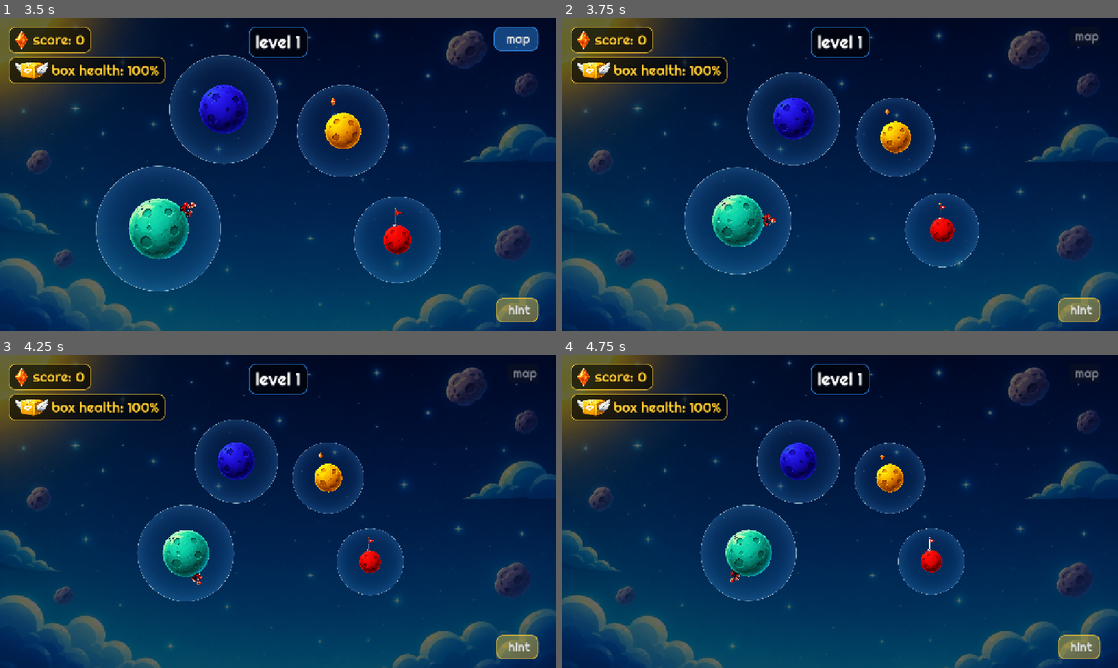
Above: before the commit, frames 1-4 (two rows, left to right).
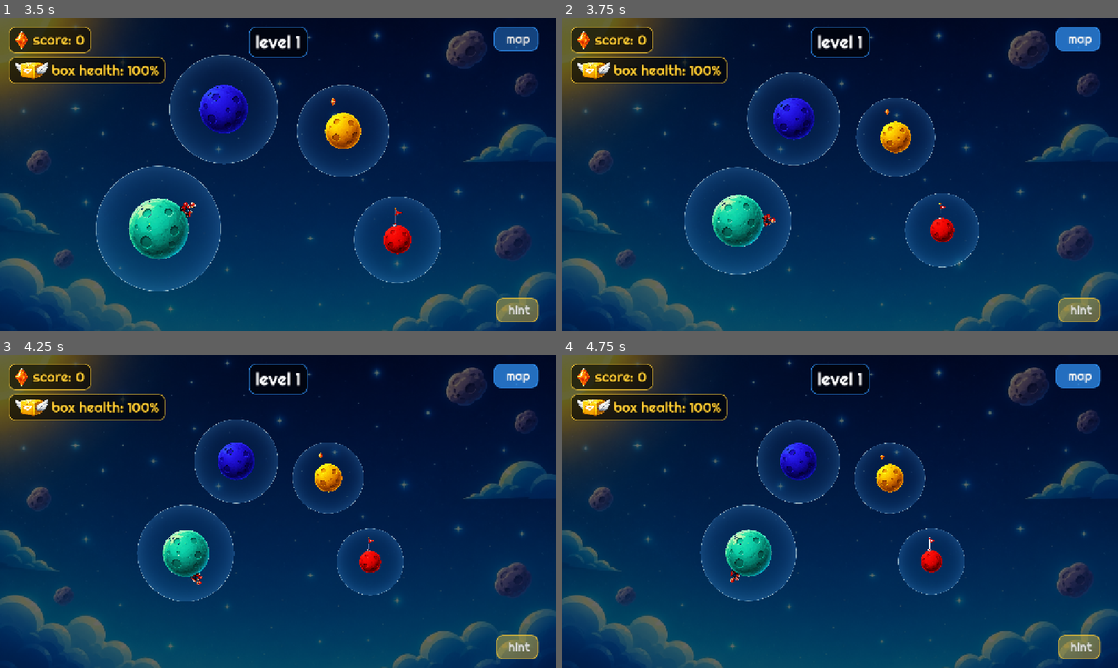
Above: after the commit, the same moments.

Repository: PandiaJason/classic
Game: Godot game, scene res://scenes/splash_screen.tscn
The game is run twice, just before and just after one commit, with the same random seed, the same clock (stepped at 60 frames per second) and the same inputs. Sound files missing from this copy of the repository are replaced by a short silence.
Inputs:
- Up to frame 1 (3.5 s): tap Enter (ui_accept) at 0.5, 0.77, 1.25, 1.52 s; hold Right (ui_right) 0.53-2 s; click "start" at 2 s; click "1" at 2.75 s
- Up to frame 2 (3.75 s): click "map" at 3.5 s
- Up to frame 3 (4.25 s): no input
- Up to frame 4 (4.75 s): hold Left (ui_left) from 4.28 s (still down)

Frame 1 is identical in both runs. In frame 2, 0.6% of the frame differs, in the area x 88-97%, y 2-11%; in frame 3, 0.6%; in frame 4, 0.6%.

Commit message:
Map button: toggle mode - tap to open, tap again to close, 3s auto-close

Diff:
--- a/scripts/in_game_ui.gd
+++ b/scripts/in_game_ui.gd
@@ -19,6 +19,7 @@
 var view_map_btn: Button
 var hint_button: Button
 var hint_used: bool = false
+var map_timer = null
 
 func _ready():
 	if is_instance_valid(level_camera):
@@ -218,12 +219,18 @@
 
 func _on_view_map_pressed():
 	if is_viewing_map:
-		return # Already viewing, ignore
+		# Tap again to close map early
+		is_viewing_map = false
+		if map_timer and map_timer.time_left > 0:
+			map_timer.timeout.disconnect(_map_auto_close)
+			map_timer = null
+		return
+	# Open map
 	is_viewing_map = true
-	view_map_btn.disabled = true
-	# Auto-return after 3 seconds
-	var timer = get_tree().create_timer(3.0)
-	timer.timeout.connect(func():
-		is_viewing_map = false
-		view_map_btn.disabled = false
-	)
+	# Auto-return after 3 seconds if not tapped again
+	map_timer = get_tree().create_timer(3.0)
+	map_timer.timeout.connect(_map_auto_close)
+
+func _map_auto_close():
+	is_viewing_map = false
+	map_timer = null
